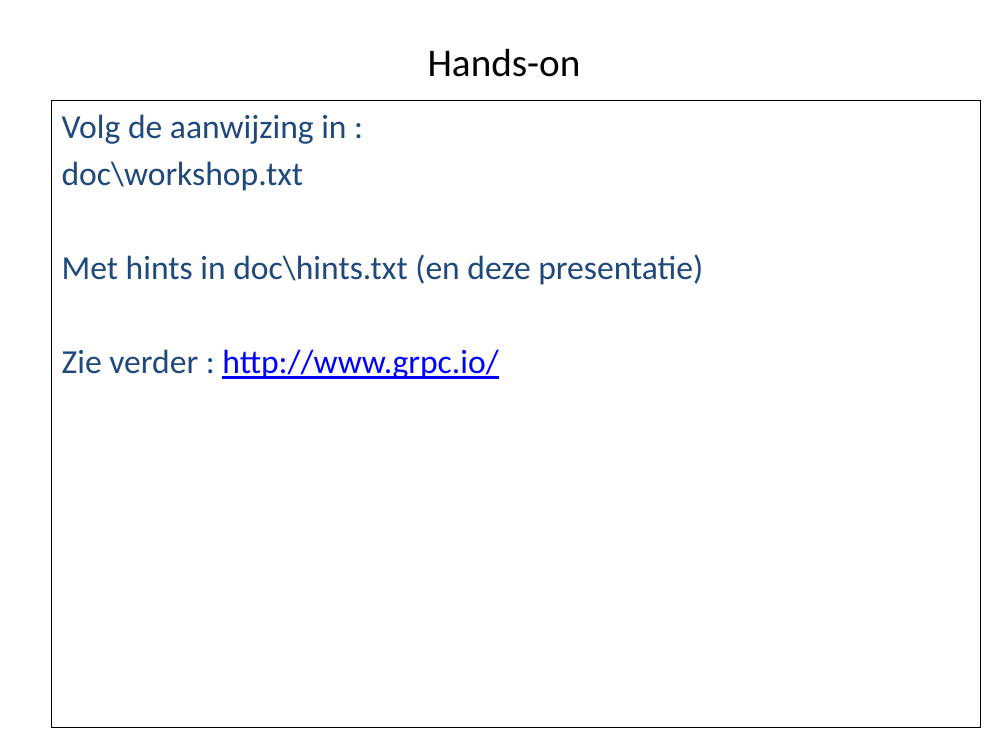
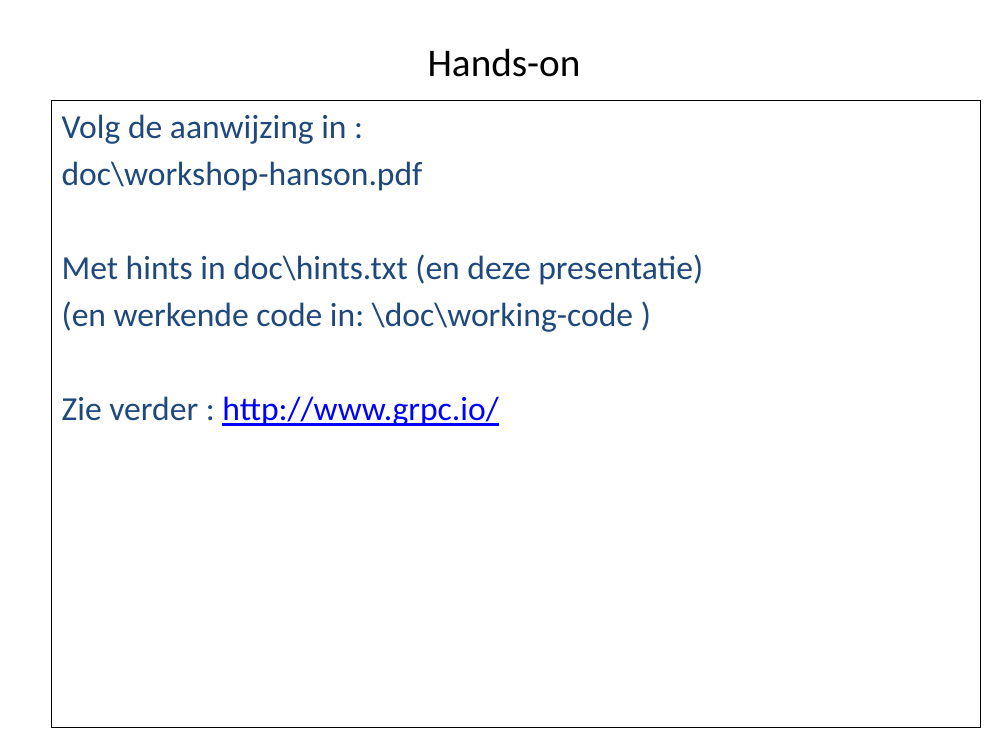
Before and after one commit to Michael-YuSha/workshop-grpc, a slide deck: slide 13 of doc/doc-source/Workshop-grpc.pptx (slide 12 before the commit). Drawn at 1008x756 pixels with LibreOffice and Linux fonts; fonts in the diff are those of the drawing. Boxes give left, top, right and bottom in pixels: in the first picture for what was removed or moved away, otherwise in the second. Text is boxed around its words. In the diff, an @@ line names an element or a change of style, - is before the commit and + after.

```diff
--- a/doc/doc-source/Workshop-grpc.pptx
+++ b/doc/doc-source/Workshop-grpc.pptx
@@ text at (x1=62, y1=161, x2=423, y2=191): text changed @@
-doc\workshop.txt
+doc\workshop-hanson.pdf
@@ text at (x1=62, y1=301, x2=633, y2=332): paragraph added @@
+(en werkende code in: \doc\working-code )
```
Also in this commit, not shown: 2 other slides changed, 1 slide added, 2 other files.
